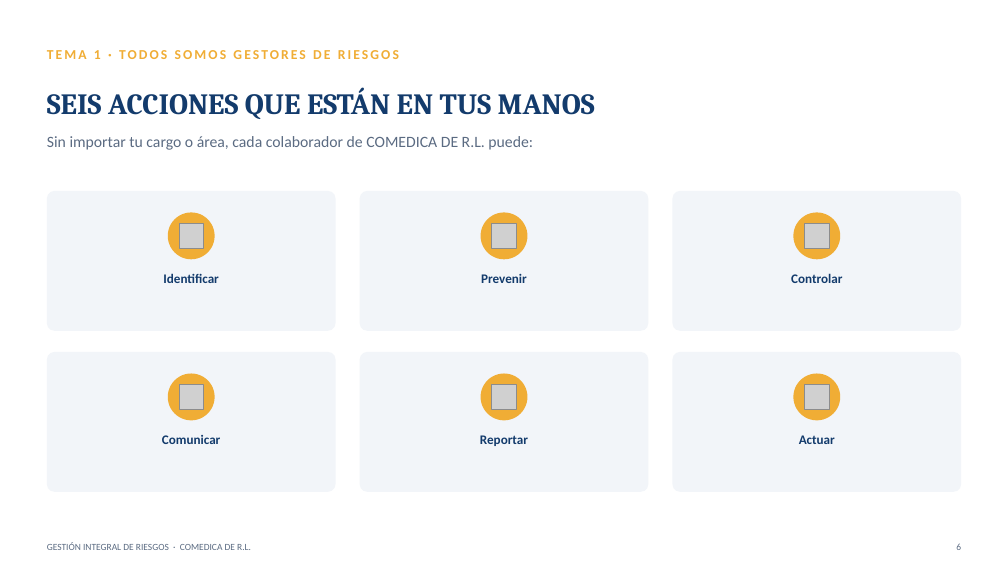
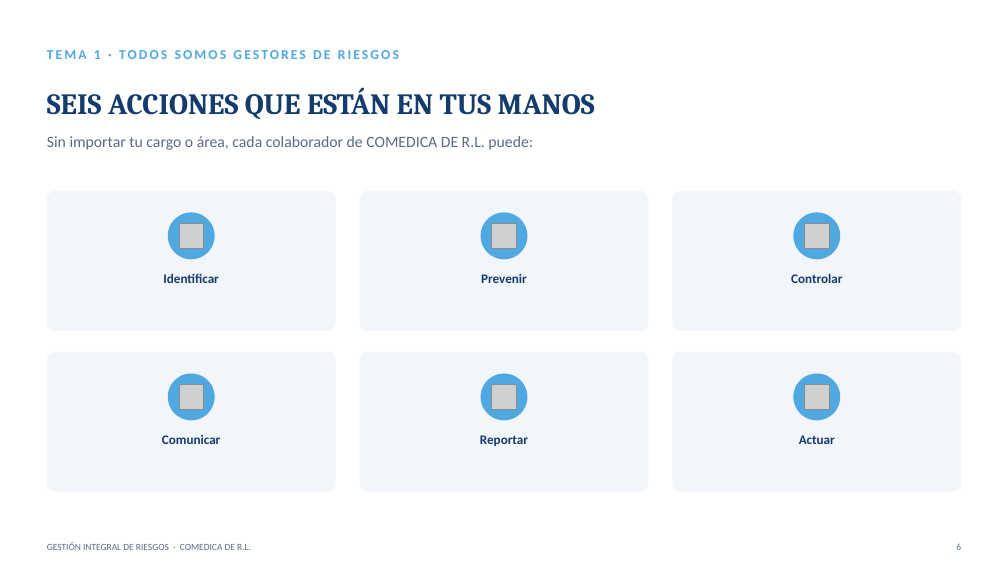
Before and after one commit to menjivar201280/riesgo, a slide deck: slide 6 of capacitacion-riesgos-2025/CAPACITACION_RIESGOS_2025.pptx. Drawn at 1008x567 pixels with LibreOffice and Linux fonts; fonts in the diff are those of the drawing; grey boxes stand for pictures. Boxes give left, top, right and bottom in pixels: in the first picture for what was removed or moved away, otherwise in the second. Text is boxed around its words. In the diff, an @@ line names an element or a change of style, - is before the commit and + after.

```diff
--- a/capacitacion-riesgos-2025/CAPACITACION_RIESGOS_2025.pptx
+++ b/capacitacion-riesgos-2025/CAPACITACION_RIESGOS_2025.pptx
@@ text "TEMA 1 · TODOS SOMOS ..." at (x1=47, y1=50, x2=399, y2=59): text colour #F0AD35 to #4FA8E0 @@
@@ fill #F0AD35 to #4FA8E0 in 6 elements at (x1=168, y1=212, x2=215, y2=259), (x1=481, y1=212, x2=528, y2=259), (x1=793, y1=212, x2=840, y2=259), (x1=168, y1=374, x2=215, y2=420), (x1=481, y1=374, x2=528, y2=420), (x1=793, y1=374, x2=840, y2=420) @@
```
Also in this commit, not shown: 42 other slides changed.
